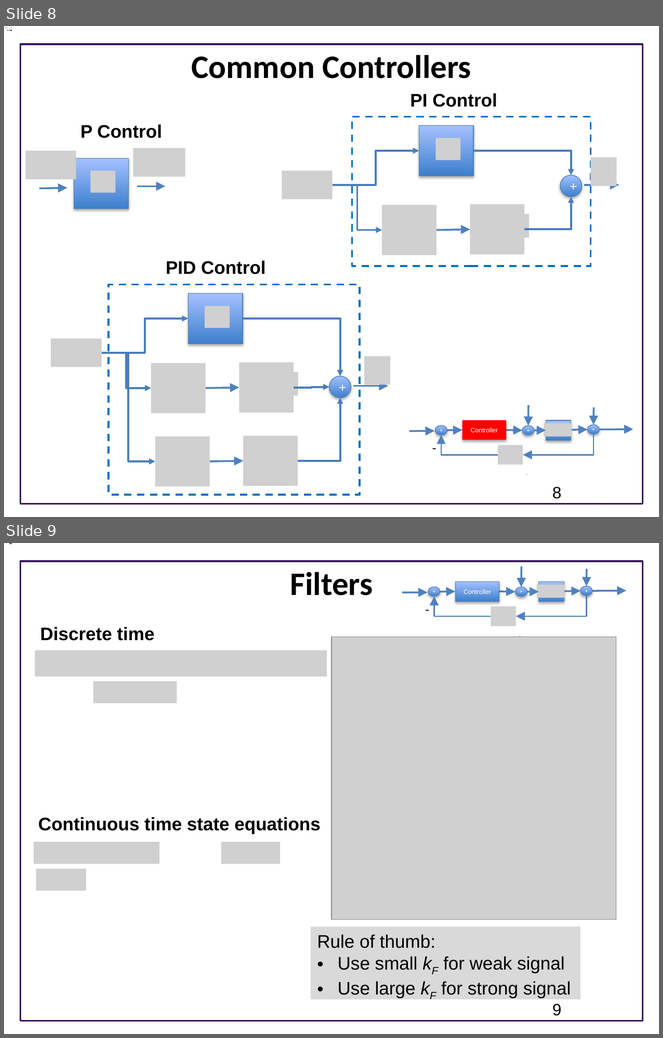
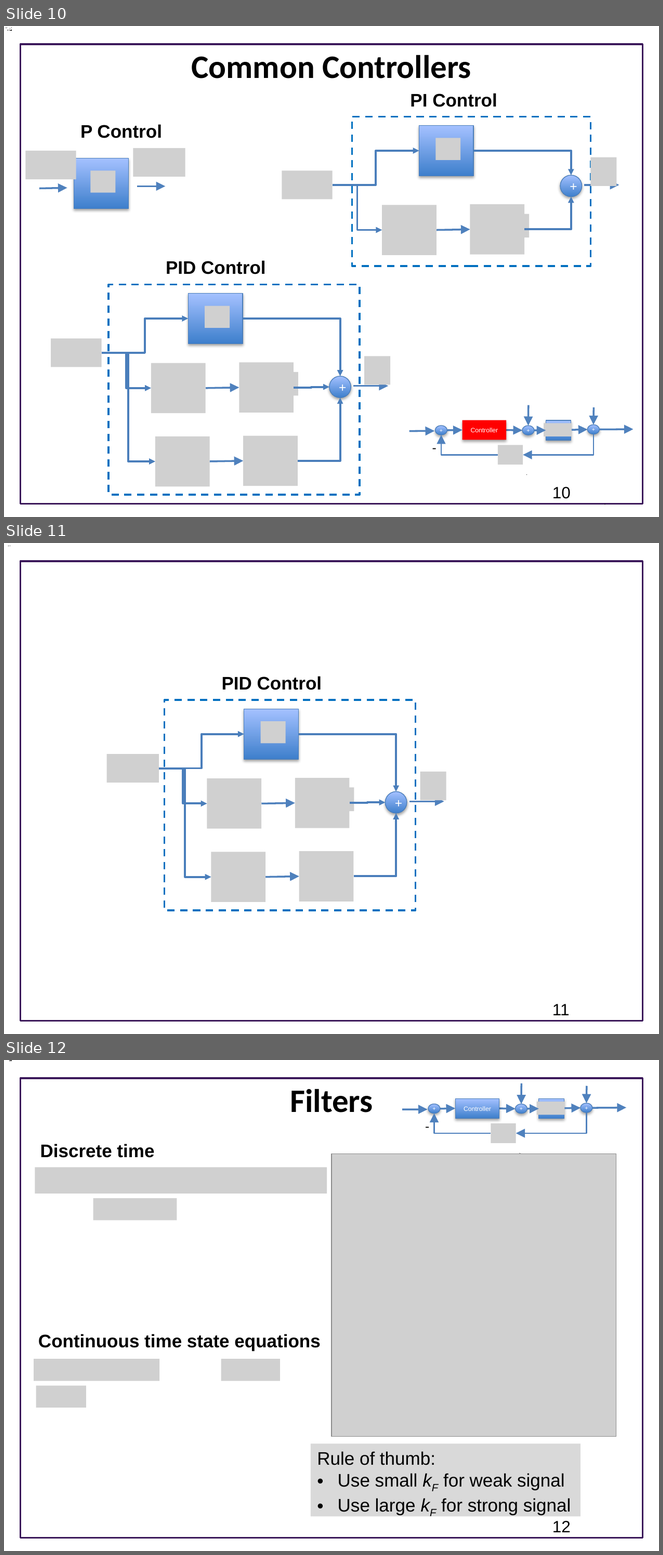
Before and after one commit to joseph-hellerstein/advanced-controls-lectures, a slide deck: classes/winter_2023/lectures/lecture_02-elements-of-closed-loop-systems/elements_of_closed_loop_systems.pptx. Shown one above the other, each under a label of ours: slides 8 and 9 before the commit, slides 10, 11 and 12 after it. The pictures are 663x1038 and 663x1555 pixels, drawn with LibreOffice and Linux fonts; fonts in the diff are those of the drawing; grey boxes stand for pictures; background and template pictures are left out. Boxes give left, top, right and bottom in pixels: in the first picture for what was removed or moved away, otherwise in the second. Text is boxed around its words. In the diff, an @@ line names an element or a change of style, - is before the commit and + after.

Commit message:
Lecture updates

```diff
--- a/classes/winter_2023/lectures/lecture_02-elements-of-closed-loop-systems/elements_of_closed_loop_systems.pptx
+++ b/classes/winter_2023/lectures/lecture_02-elements-of-closed-loop-systems/elements_of_closed_loop_systems.pptx
@@ slide 11 added at bbox=[4, 543, 659, 1034], background #FFFFFF; not listed: 1 template element that a slide beside it also shows @@
@@ text added at bbox=[222, 676, 322, 690], 20 pt, text #000000, bold @@
+PID Control
@@ rectangle added at bbox=[165, 700, 415, 911], outline #0070C0 2 pt dashed @@
@@ rectangle added at bbox=[244, 709, 298, 760], fill gradient #3F80CE to #A4C4FF, outline #4B7EBC 0.75 pt @@
@@ picture added at bbox=[261, 721, 286, 744] @@
@@ elbow arrow added from (159, 768) to (244, 734), #4B7EBC 2.25 pt @@
@@ elbow arrow added from (299, 734) to (397, 792), #4B7EBC 2.25 pt @@
@@ picture added at bbox=[107, 754, 159, 783] @@
@@ elbow arrow added from (159, 768) to (207, 804), #4B7EBC 2.25 pt @@
@@ elbow arrow added from (159, 768) to (211, 877), #4B7EBC 2.25 pt @@
@@ picture added at bbox=[421, 772, 447, 800] @@
@@ picture added at bbox=[207, 779, 261, 830] @@
@@ picture added at bbox=[295, 778, 349, 828] @@
@@ picture added at bbox=[328, 787, 354, 811] @@
@@ ellipse added at bbox=[385, 792, 407, 813], fill gradient #3F80CE to #A4C4FF, outline #4B7EBC 0.75 pt, 14 pt, text #FFFFFF @@
++
@@ arrow added from (261, 804) to (295, 803), #4F81BD 2 pt @@
@@ elbow arrow added from (349, 803) to (385, 802), #4B7EBC 2.25 pt @@
@@ arrow added from (410, 802) to (444, 802), #4F81BD 2 pt @@
@@ elbow arrow added from (354, 876) to (397, 813), #4B7EBC 2.25 pt @@
@@ picture added at bbox=[211, 852, 266, 903] @@
@@ picture added at bbox=[299, 851, 354, 902] @@
@@ arrow added from (266, 877) to (299, 876), #4F81BD 2 pt @@
@@ page number added at bbox=[553, 1004, 570, 1016], 18 pt, text #000000 @@
+11
@@ what was slide 8 is now slide 10 @@
@@ page number at bbox=[553, 487, 571, 499]: text changed @@
-8
+10
@@ what was slide 9 is now slide 12 @@
@@ page number at bbox=[553, 1521, 571, 1533]: text changed @@
-9
+12
```
Also in this commit, not shown: 2 other slides added, 5 other files.
